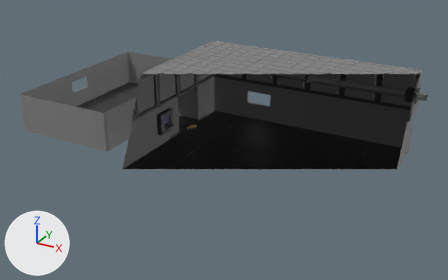
The glTF model assets/modular-demo/modular-demo.gltf, before and after one commit.
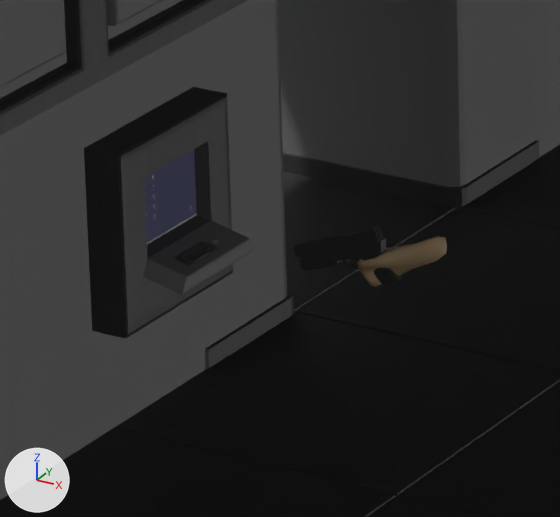
There are two pictures of each version: one whole from a camera (50 mm lens) standing at (11.87, -31.29, 13.81) and looking at (-2.88, -4.48, 0.4), one close up on the part from 33% to 47% of the width and 35% to 55% of the height. The axes (+X, +Y, +Z) are drawn at lower left. The lights are the same throughout. The first two pictures are the older version. Everything nearer to the camera than a plane just in front of the edit is cut away. Where no turn or scale is listed for an object, it has been applied to the vertices.
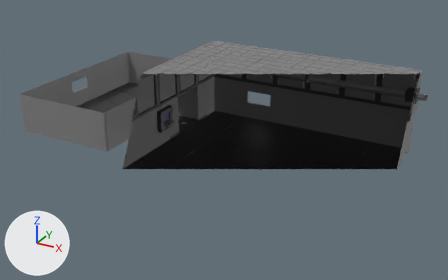
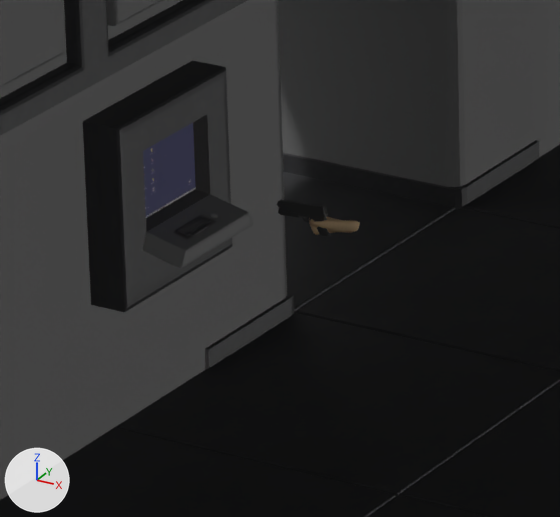
Scene script edits in JSON lines:
```json
{"op": "set", "path": "ob_arm.location", "old": "(-4.149, -5.13, 1.272)", "new": "(-4.709, -5.208, 1.283)"}
{"op": "set", "path": "ob_arm.rotation_euler", "old": "(0.0, 0.0, -0.0518)", "new": "(-0.0239, 0.277, -0.0734)", "note": "degrees (0, 0, -3) -> degrees (-1.4, 16, -4.2)"}
{"op": "set", "path": "ob_arm.scale", "old": "(1.0, 1.0, 1.0)", "new": "(0.53, 0.53, 0.53)"}
{"op": "set", "path": "ob_terminal.location", "old": "(0.0, 0.0, 0.0)", "new": "(0.0, 0.0, 0.168)"}
```

Pixel boxes (x1, y1, x2, y2) of what changed, in the close-ups (560 x 517 px):
```json
{"object": "Terminal", "change": "moved", "before": [84, 87, 255, 339], "after": [83, 60, 254, 312]}
{"object": "Gun", "change": "moved, turned, rescaled", "before": [294, 226, 403, 285], "after": [277, 200, 332, 236]}
{"object": "Arm", "change": "moved, turned, rescaled", "before": [357, 236, 447, 287], "after": [309, 217, 360, 235]}
```
